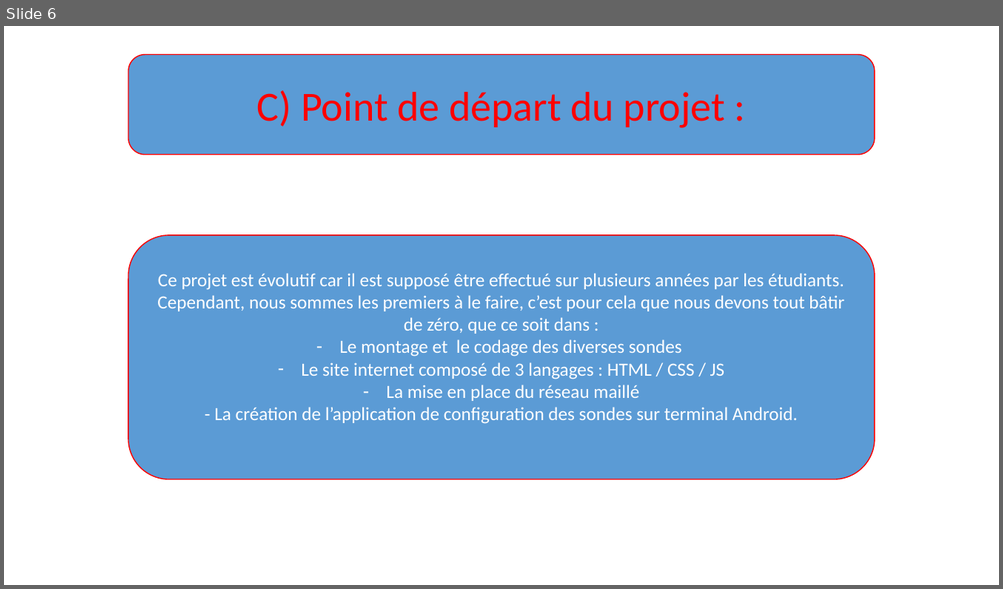
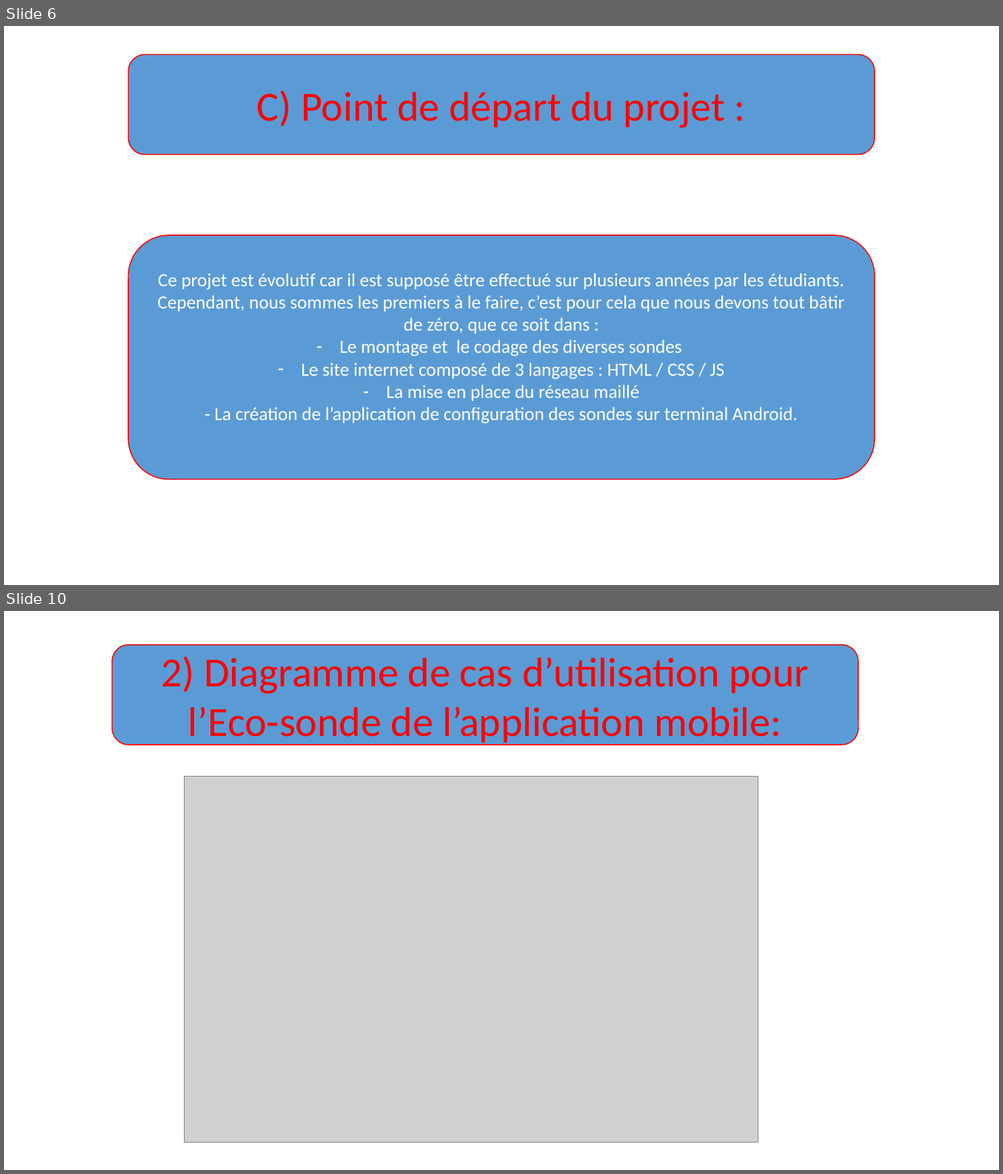
Before and after one commit to TheoDupuy/EcoProbes, a slide deck: Pres. Projet.pptx. Shown one above the other, each under a label of ours: slide 6 before the commit, slides 6 and 10 after it; the slides between them are not shown. The pictures are 1003x589 and 1003x1174 pixels, drawn with LibreOffice and Linux fonts; fonts in the diff are those of the drawing; grey boxes stand for pictures; background and template pictures are left out. Boxes give left, top, right and bottom in pixels: in the first picture for what was removed or moved away, otherwise in the second. Text is boxed around its words. In the diff, an @@ line names an element or a change of style, - is before the commit and + after.

```diff
--- a/Pres. Projet.pptx
+++ b/Pres. Projet.pptx
@@ slide 10 added at (4,611,999,1170), background picture (left out) @@
@@ rounded rectangle added at (112,644,858,744), fill #5B9BD5, outline #FF0000 1 pt, 40 pt, text #FF0000 @@
+2) Diagramme de cas d’utilisation pour l’Eco-sonde de l’application mobile:
@@ picture added at (184,777,757,1143) @@
```
Also in this commit, not shown: 7 other slides added.
